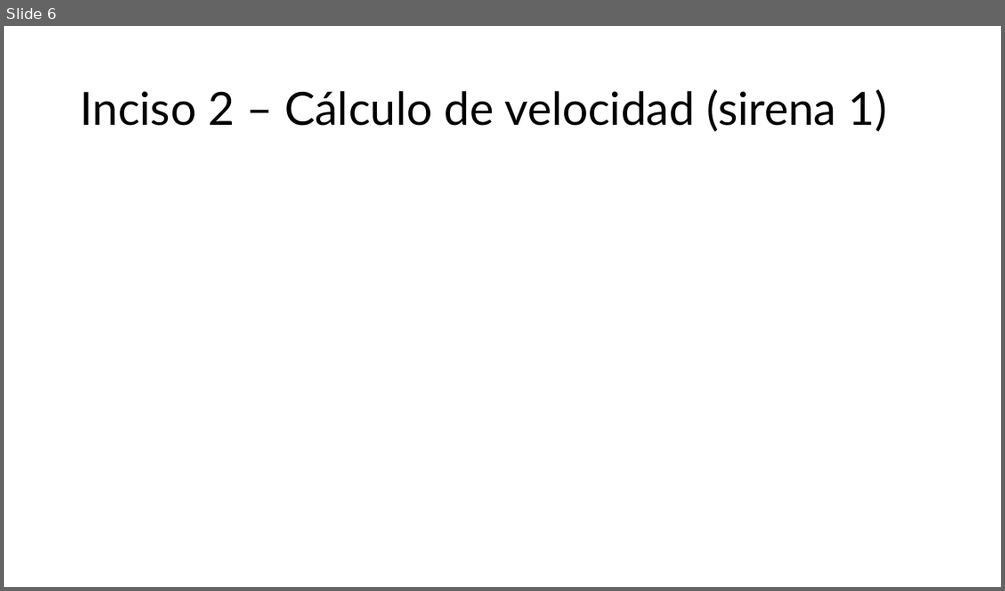
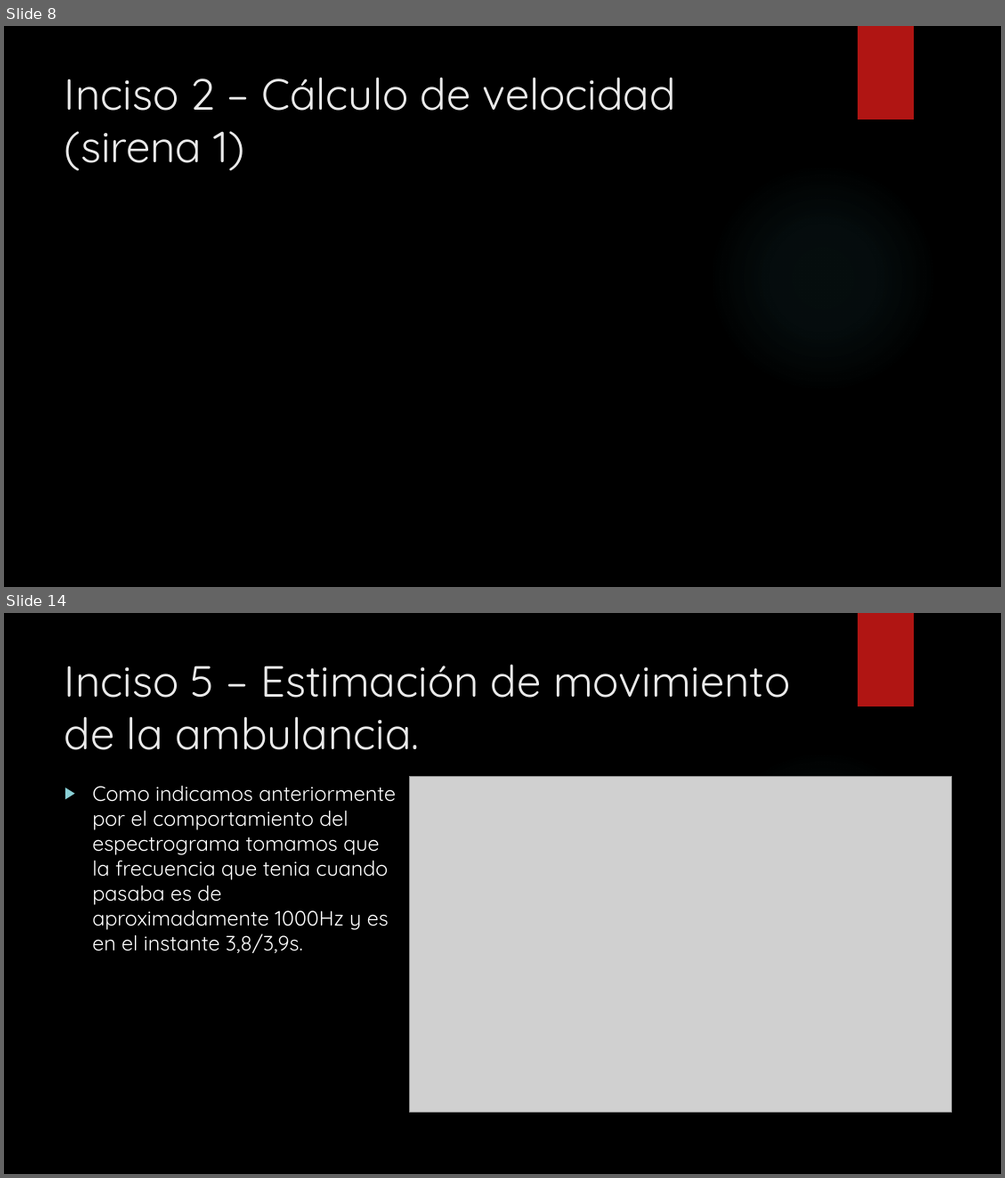
Before and after one commit to pabloDLQ/tp1-analisis-numerico, a slide deck: Presentación/Propuesta TP1 Análisis Numérico.pptx. Shown one above the other, each under a label of ours: slide 6 before the commit, slides 8 and 14 after it; the slides between them are not shown. The pictures are 1005x591 and 1005x1178 pixels, drawn with LibreOffice and Linux fonts; fonts in the diff are those of the drawing; grey boxes stand for pictures; background and template pictures are left out. Boxes give left, top, right and bottom in pixels: in the first picture for what was removed or moved away, otherwise in the second. Text is boxed around its words. In the diff, an @@ line names an element or a change of style, - is before the commit and + after.

Commit message:
Add FFT images, PDFs; remove analizar_item2.py
Replace original siren images with FFT versions, add deliverable and presentation PDFs, and update presentation assets. Changes include: modified Entregable.docx and added Entregable.pdf; removed Imagenes/Sirena1_Original.png and Imagenes/Sirena2_Original.png and added Sirena1_Originalfft.png and Sirena2_Originalfft.png; added Presentación/Guion.docx and Presentación/Guion.pdf; updated Presentación/Propuesta TP1 Análisis Numérico.pptx; and deleted src/analizar_item2.py (obsolete analysis script).

```diff
--- a/Presentación/Propuesta TP1 Análisis Numérico.pptx
+++ b/Presentación/Propuesta TP1 Análisis Numérico.pptx
@@ slide 14 added at <box>4,613,1001,1174</box>, background picture (left out); not listed: 2 template elements that a slide beside it also shows @@
@@ title added at <box>65,664,790,750</box>, 42 pt, text #EBEBEB @@
+Inciso 5 – Estimación de movimiento de la ambulancia.
@@ text added at <box>92,786,396,953</box>, 20 pt, text #FFFFFF @@
+▶ Como indicamos anteriormente por el comportamiento del espectrograma tomamos que la frecuencia que tenia cuando pasaba es de aproximadamente 1000Hz y es en el instante 3,8/3,9s.
@@ picture added at <box>409,777,952,1111</box> @@
@@ what was slide 6 is now slide 8 @@
@@ slide 8 changed as well @@
@@ background #FFFFFF to picture (left out) @@
@@ rectangle added at <box>858,26,914,119</box>, fill #B01513 @@
@@ title "Inciso 2 – Cálculo de ...": place and size @@
-title "Inciso 2 – Cálculo de ..." at <box>80,89,887,132</box>
+title "Inciso 2 – Cálculo de ..." at <box>65,77,676,171</box>
@@ title "Inciso 2 – Cálculo de ..." at <box>65,77,676,171</box>: size 44 to 42 pt, font Lato to Quicksand, text colour #000000 to #EBEBEB; line spacing 0.9 to 1; vertical alignment middle to top @@
@@ ellipse added at <box>708,163,938,394</box>, fill gradient #50B9C1 @@
```
Also in this commit, not shown: 6 other slides changed, 6 other slides added, 6 slides removed, 9 other files.
